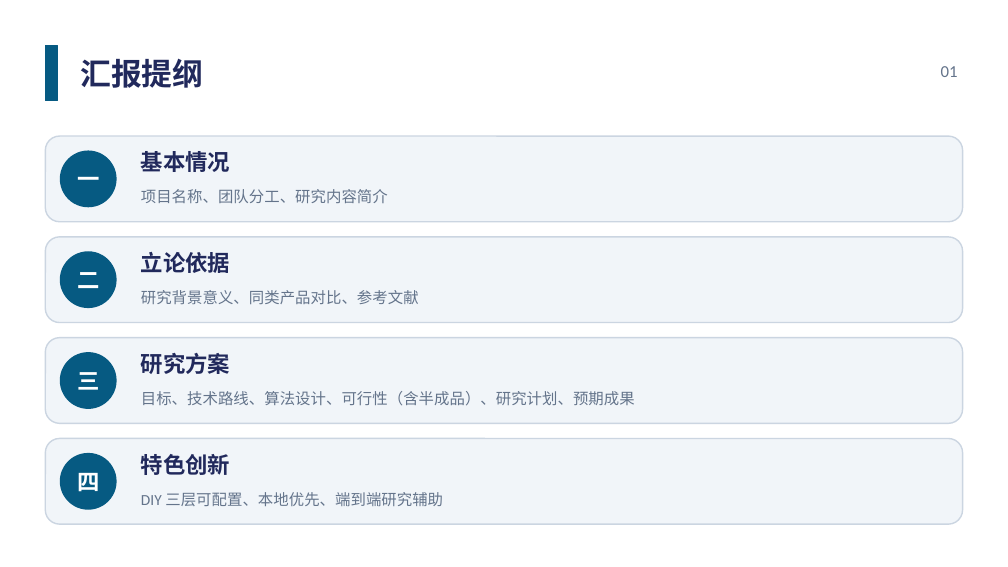
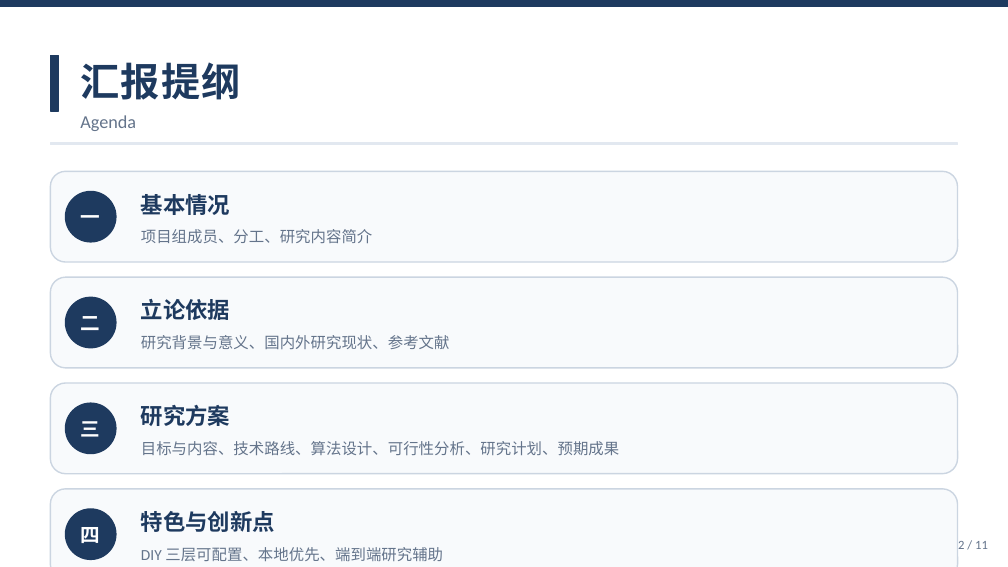
Before and after one commit to AiDesktopSoftware/desktop-app, a slide deck: slide 2 of docs/proposal-ppt/开题答辩-智研台Desk.pptx. Drawn at 1008x567 pixels with LibreOffice and Linux fonts; fonts in the diff are those of the drawing. Boxes give left, top, right and bottom in pixels: in the first picture for what was removed or moved away, otherwise in the second. Text is boxed around its words. In the diff, an @@ line names an element or a change of style, - is before the commit and + after.

```diff
--- a/docs/proposal-ppt/开题答辩-智研台Desk.pptx
+++ b/docs/proposal-ppt/开题答辩-智研台Desk.pptx
@@ rectangle added at (x1=0, y1=0, x2=1008, y2=6), fill #1E3A5F, outline #1E3A5F 1 pt @@
@@ rectangle resized from (x1=45, y1=45, x2=57, y2=101) to (x1=50, y1=55, x2=58, y2=111) @@
@@ text "汇报提纲" at (x1=80, y1=62, x2=241, y2=100): size 22 to 28 pt, text colour #21295C to #1E3A5F, letter spacing 0 to 1 pt @@
@@ text removed at (x1=941, y1=66, x2=958, y2=77) @@
-01
@@ text added at (x1=80, y1=115, x2=136, y2=131), 13 pt, text #64748B @@
+Agenda
@@ rectangle added at (x1=50, y1=143, x2=958, y2=144), fill #E2E8F0, outline #E2E8F0 1 pt @@
@@ rounded rectangle resized from (x1=45, y1=136, x2=963, y2=222) to (x1=50, y1=171, x2=958, y2=262) @@
@@ text "一" moved from (x1=77, y1=176, x2=99, y2=180) to (x1=81, y1=215, x2=101, y2=218) @@
@@ ellipse resized from (x1=60, y1=151, x2=116, y2=207) to (x1=66, y1=192, x2=116, y2=242) @@
@@ text "基本情况" moved from (x1=141, y1=151, x2=230, y2=172) to (x1=141, y1=194, x2=230, y2=215) @@
@@ text at (x1=141, y1=229, x2=372, y2=243): text changed @@
-项目名称、团队分工、研究内容简介
+项目组成员、分工、研究内容简介
@@ rounded rectangle resized from (x1=45, y1=237, x2=963, y2=323) to (x1=50, y1=277, x2=958, y2=368) @@
@@ text "二" moved from (x1=77, y1=272, x2=99, y2=288) to (x1=81, y1=316, x2=101, y2=330) @@
@@ ellipse resized from (x1=60, y1=252, x2=116, y2=307) to (x1=66, y1=297, x2=116, y2=348) @@
@@ text "立论依据" moved from (x1=141, y1=252, x2=230, y2=273) to (x1=141, y1=299, x2=230, y2=320) @@
@@ text at (x1=141, y1=335, x2=450, y2=349): text changed @@
-研究背景意义、同类产品对比、参考文献
+研究背景与意义、国内外研究现状、参考文献
@@ rounded rectangle resized from (x1=45, y1=338, x2=963, y2=423) to (x1=50, y1=383, x2=958, y2=474) @@
@@ text "三" moved from (x1=77, y1=372, x2=99, y2=390) to (x1=81, y1=421, x2=101, y2=437) @@
@@ ellipse resized from (x1=60, y1=353, x2=116, y2=408) to (x1=66, y1=403, x2=116, y2=454) @@
@@ text colour #21295C to #1E3A5F in 3 elements at (x1=141, y1=194, x2=230, y2=215), (x1=141, y1=299, x2=230, y2=320), (x1=141, y1=405, x2=230, y2=426) @@
@@ text "研究方案" moved from (x1=141, y1=353, x2=230, y2=374) to (x1=141, y1=405, x2=230, y2=426) @@
@@ text at (x1=141, y1=441, x2=619, y2=455): text changed @@
-目标、技术路线、算法设计、可行性（含半成品）、研究计划、预期成果
+目标与内容、技术路线、算法设计、可行性分析、研究计划、预期成果
@@ fill #F1F5F9 to #F8FAFC in 4 elements at (x1=50, y1=171, x2=958, y2=262), (x1=50, y1=277, x2=958, y2=368), (x1=50, y1=383, x2=958, y2=474), (x1=50, y1=489, x2=958, y2=567) @@
@@ rounded rectangle resized from (x1=45, y1=438, x2=963, y2=524) to (x1=50, y1=489, x2=958, y2=567) @@
@@ size 16 to 14 pt in 4 elements at (x1=81, y1=215, x2=101, y2=218), (x1=81, y1=316, x2=101, y2=330), (x1=81, y1=421, x2=101, y2=437), (x1=81, y1=527, x2=101, y2=543) @@
@@ text "四" moved from (x1=77, y1=473, x2=99, y2=492) to (x1=81, y1=527, x2=101, y2=543) @@
@@ fill #065A82 to #1E3A5F; outline #065A82 1 pt to #1E3A5F 1 pt in 5 elements at (x1=50, y1=55, x2=58, y2=111), (x1=66, y1=192, x2=116, y2=242), (x1=66, y1=297, x2=116, y2=348), (x1=66, y1=403, x2=116, y2=454), (x1=66, y1=509, x2=116, y2=559) @@
@@ ellipse resized from (x1=60, y1=454, x2=116, y2=509) to (x1=66, y1=509, x2=116, y2=559) @@
@@ text "DIY 三层可配置、本地优先、端到端研究辅助" moved from (x1=141, y1=492, x2=443, y2=506) to (x1=141, y1=547, x2=443, y2=561) @@
@@ text at (x1=141, y1=511, x2=275, y2=532): text changed; text colour #21295C to #1E3A5F @@
-特色创新
+特色与创新点
@@ text added at (x1=958, y1=541, x2=988, y2=549), 9 pt, text #64748B @@
+2 / 11
```
Also in this commit, not shown: 9 other slides changed, 1 slide added, 1 slide removed, 1 other file.
